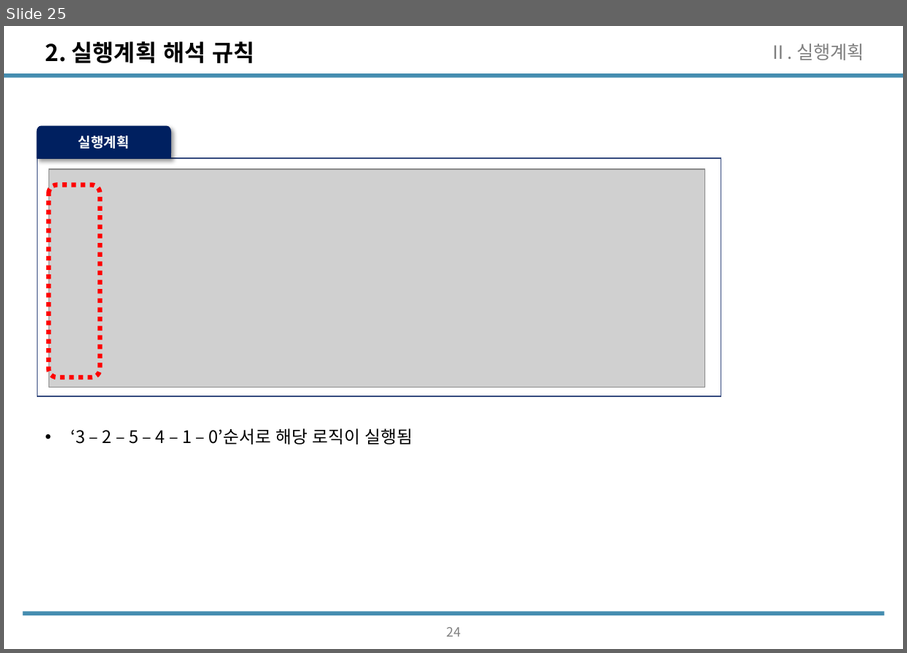
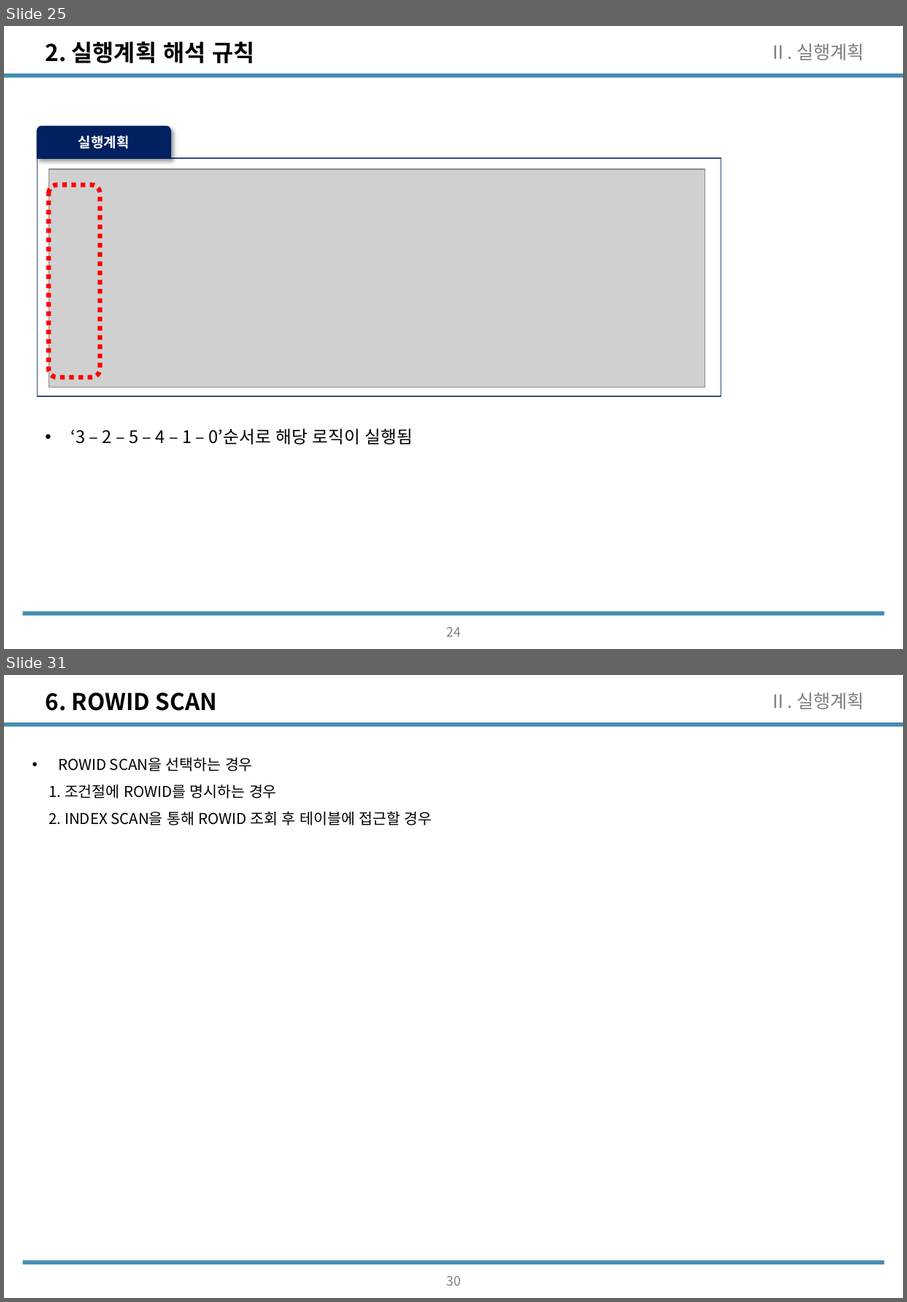
Before and after one commit to wooseok1152/SQL, a slide deck: SQL_seminar/SQL중상급활용_CH2.pptx. Shown one above the other, each under a label of ours: slide 25 before the commit, slides 25 and 31 after it; the slides between them are not shown. The pictures are 907x653 and 907x1302 pixels, drawn with LibreOffice and Linux fonts; fonts in the diff are those of the drawing; grey boxes stand for pictures. Boxes give left, top, right and bottom in pixels: in the first picture for what was removed or moved away, otherwise in the second. Text is boxed around its words. In the diff, an @@ line names an element or a change of style, - is before the commit and + after.

```diff
--- a/SQL_seminar/SQL중상급활용_CH2.pptx
+++ b/SQL_seminar/SQL중상급활용_CH2.pptx
@@ slide 31 added at <box>4,675,903,1298</box>, background #FFFFFF; not listed: 2 template elements that a slide beside it also shows @@
@@ title added at <box>46,693,217,711</box>, 20 pt, text #000000, bold @@
+6. ROWID SCAN
@@ text added at <box>769,693,865,709</box>, 16 pt, text #808080 @@
+Ⅱ. 실행계획
@@ text added at <box>49,757,433,825</box>, 13 pt, text #000000 @@
+• ROWID SCAN을 선택하는 경우
+1. 조건절에 ROWID를 명시하는 경우
+2. INDEX SCAN을 통해 ROWID 조회 후 테이블에 접근할 경우
@@ page number added at <box>446,1276,460,1285</box>, 11.1 pt, text #808080 @@
+30
```
Also in this commit, not shown: 6 slides changed, 2 other slides added.
